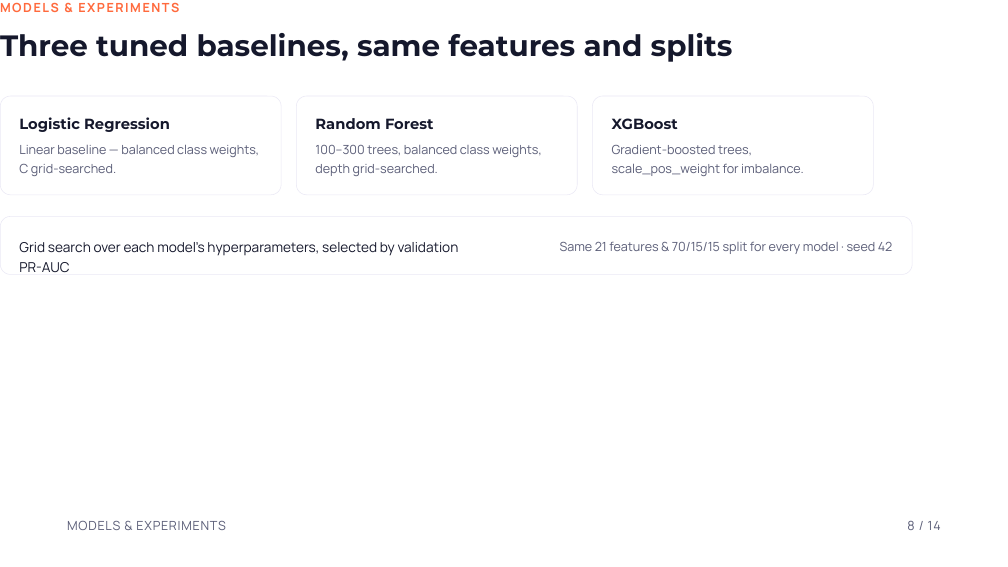
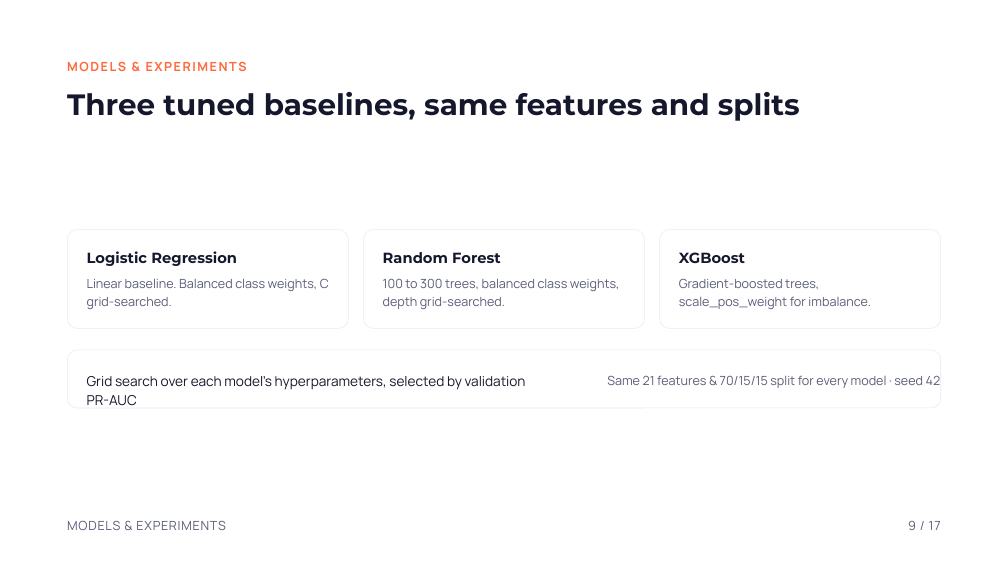
Before and after one commit to paarthjpg/electricity-theft-detection, a slide deck: slide 9 of Electricity Theft Detection Using Machine Learning.pptx (slide 8 before the commit). Drawn at 1008x567 pixels with LibreOffice and Linux fonts; fonts in the diff are those of the drawing. Boxes give left, top, right and bottom in pixels: in the first picture for what was removed or moved away, otherwise in the second. Text is boxed around its words. In the diff, an @@ line names an element or a change of style, - is before the commit and + after.

Commit message:
Deck: real slide margins, centered content, real-data charts
Give every slide proper 128px margins instead of text sitting in the
top-left corner, center each slide's content between title and footer,
drop em dashes, and add three slides built from real project data:
actual normal vs theft consumption curves, precision-recall curves with
the XGBoost confusion matrix, and the risk-score distribution behind
the top-5% inspection list.

```diff
--- a/Electricity Theft Detection Using Machine Learning.pptx
+++ b/Electricity Theft Detection Using Machine Learning.pptx
@@ text "MODELS & EXPERIMENTS": place and size @@
-text "MODELS & EXPERIMENTS" at [0, 2, 179, 12]
+text "MODELS & EXPERIMENTS" at [67, 61, 247, 71]
@@ title "Three tuned baselines, same features ...": place and size @@
-title "Three tuned baselines, same features ..." at [0, 33, 733, 62]
+title "Three tuned baselines, same features ..." at [67, 92, 800, 121]
@@ rounded rectangle: place and size @@
-rounded rectangle at [296, 96, 578, 195]
+rounded rectangle at [364, 230, 645, 329]
@@ 4 texts, 2 rounded rectangles: place and size @@
-4 texts, 2 rounded rectangles at [0, 96, 874, 272]
+4 texts, 2 rounded rectangles at [67, 230, 941, 405]
@@ text "Random Forest": place and size @@
-text "Random Forest" at [315, 118, 434, 129]
+text "Random Forest" at [383, 252, 501, 263]
@@ text at [87, 279, 329, 309]: text changed @@
-Linear baseline — balanced class weights, C grid-searched.
+Linear baseline. Balanced class weights, C grid-searched.
@@ text at [383, 279, 620, 309]: text changed @@
-100–300 trees, balanced class weights, depth grid-searched.
+100 to 300 trees, balanced class weights, depth grid-searched.
@@ rounded rectangle: place and size @@
-rounded rectangle at [0, 216, 912, 274]
+rounded rectangle at [67, 350, 941, 408]
@@ text "Same 21 features & 70/15/15 ...": place and size @@
-text "Same 21 features & 70/15/15 ..." at [560, 241, 893, 254]
+text "Same 21 features & 70/15/15 ..." at [607, 375, 941, 388]
@@ text at [908, 521, 941, 530]: text changed @@
-8 / 14
+9 / 17
```
Also in this commit, not shown: 13 other slides changed, 3 slides added.
